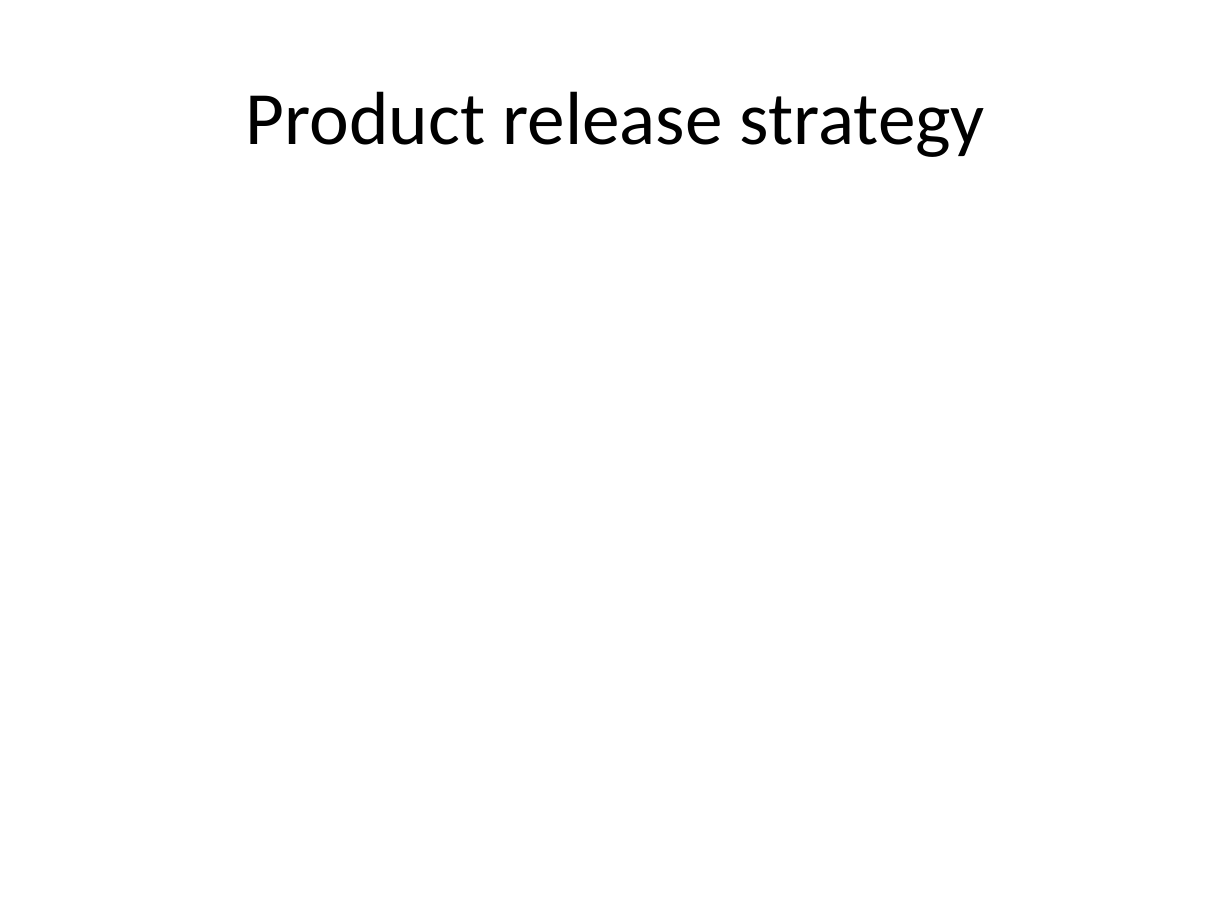
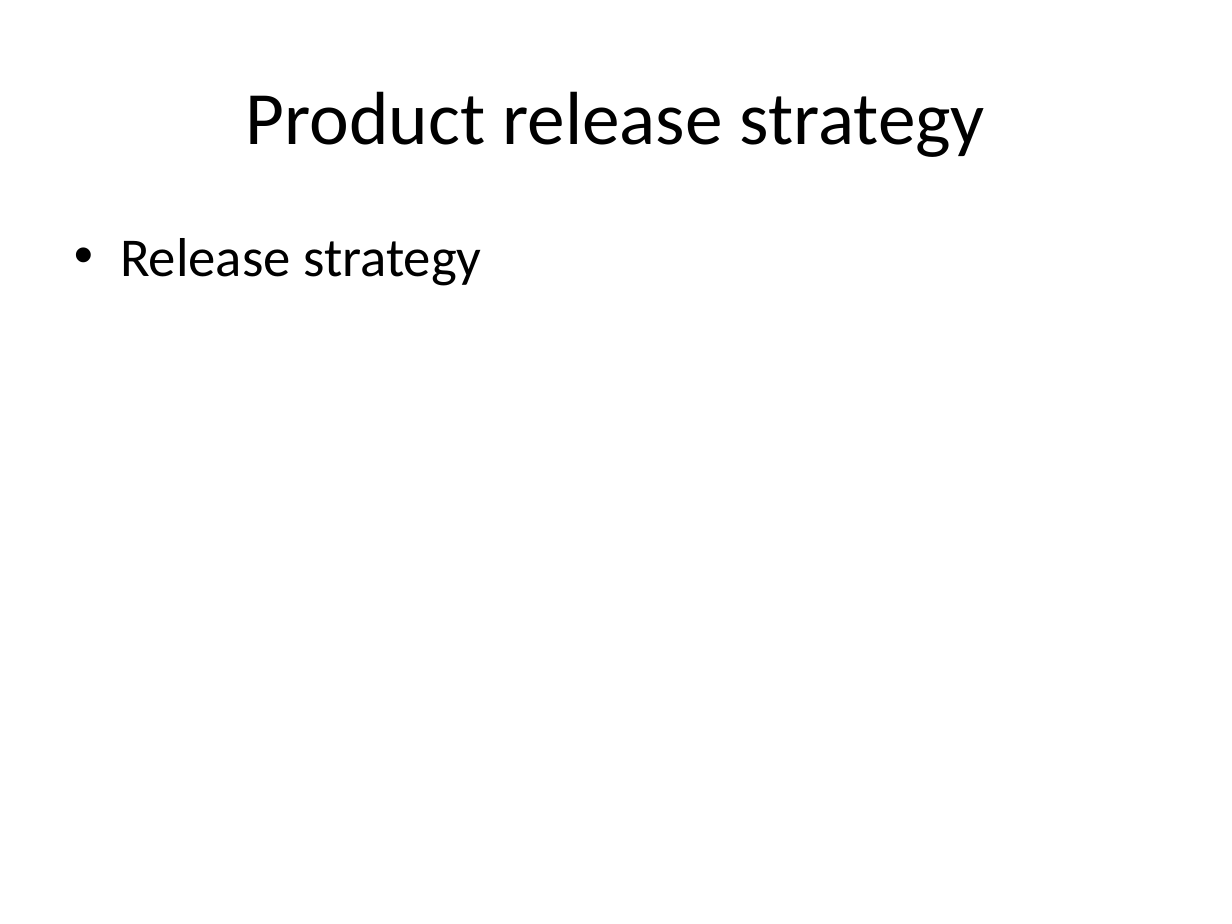
Before and after one commit to runningproject/documents, a slide deck: slide 17 of projectplan.pptx (slide 12 before the commit). Drawn at 1232x924 pixels with LibreOffice and Linux fonts; fonts in the diff are those of the drawing. Boxes give left, top, right and bottom in pixels: in the first picture for what was removed or moved away, otherwise in the second. Text is boxed around its words. In the diff, an @@ line names an element or a change of style, - is before the commit and + after.

```diff
--- a/projectplan.pptx
+++ b/projectplan.pptx
@@ text added at <box>120,238,481,286</box>, 32 pt, text #000000 @@
+• Release strategy
```
Also in this commit, not shown: 5 other slides changed, 4 slides added, 1 other file.
